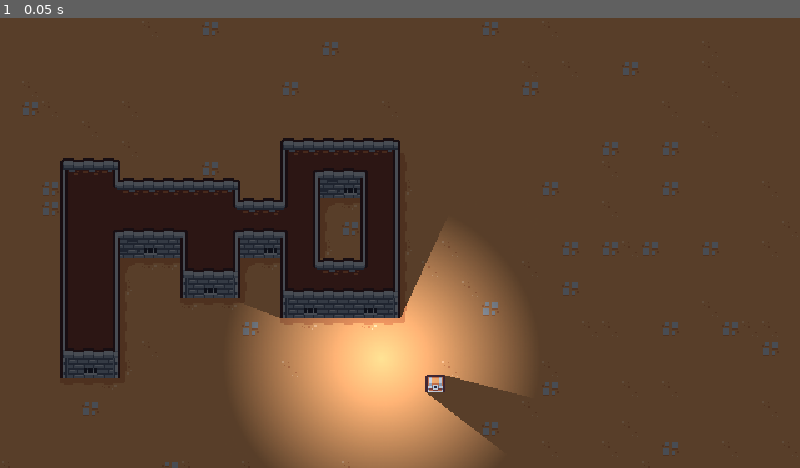
Above: before the commit, frame 1.
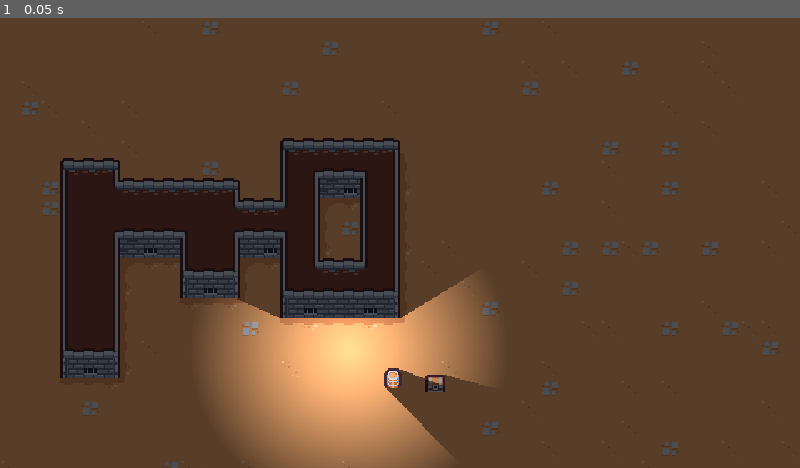
Above: after the commit, the same moment.

Repository: jrenato/tiny_dungeon
Game: Godot game, scene res://src/world/levels/level.tscn
Two runs of this game, one before a commit and one after it. Both use one fixed random seed, a clock stepped at 60 frames per second and the inputs below.
Inputs:
- Up to frame 1 (0.05 s): no input

The runs differ from the first frame. In frame 1, 10% of the frame differs, in the area x 25-66%, y 47-100%.

Commit message:
Added barrel to main scene

Diff:
--- a/src/world/levels/level.tscn
+++ b/src/world/levels/level.tscn
@@ -1,15 +1,22 @@
-[gd_scene load_steps=6 format=3 uid="uid://tc51ksm2s3vi"]
+[gd_scene load_steps=8 format=3 uid="uid://tc51ksm2s3vi"]
 
 [ext_resource type="TileSet" uid="uid://qrqkl2t71aht" path="res://src/world/tilesets/dungeon_tileset.tres" id="1_no3ts"]
 [ext_resource type="Texture2D" uid="uid://bad2ja24pu4f" path="res://assets/images/point_light.png" id="2_x0i3e"]
 [ext_resource type="Texture2D" uid="uid://d2owm3svt8r6v" path="res://assets/images/tilemap_packed.png" id="3_juqg3"]
 
-[sub_resource type="RectangleShape2D" id="RectangleShape2D_jt4wp"]
+[sub_resource type="RectangleShape2D" id="RectangleShape2D_fqwd5"]
 size = Vector2(16, 14)
 
-[sub_resource type="OccluderPolygon2D" id="OccluderPolygon2D_db4yl"]
+[sub_resource type="OccluderPolygon2D" id="OccluderPolygon2D_pu1eh"]
 cull_mode = 2
 polygon = PackedVector2Array(-8, -5, -7, -5, -7, -6, 7.00761, -6, 7, -5, 8, -5, 8, 8, -8, 8)
+
+[sub_resource type="RectangleShape2D" id="RectangleShape2D_4dcl3"]
+size = Vector2(14, 16)
+
+[sub_resource type="OccluderPolygon2D" id="OccluderPolygon2D_finjt"]
+cull_mode = 2
+polygon = PackedVector2Array(-7, -4, -6, -4, -6, -6, -4.93081, -6, -5, -7, -4, -7, -4, -8, 4, -8, 4, -7, 5, -7, 5, -6, 6, -6, 6, -4, 7, -4, 7, 6, 6, 6, 6, 7, 3, 7, 3, 8, -3, 8, -3, 7, -6, 7, -6, 6, -7, 6)
 
 [node name="Level" type="Node2D"]
 texture_filter = 1
@@ -23,7 +30,7 @@
 layer_0/tile_data = PackedInt32Array(0, 0, 4, 65536, 0, 4, 131072, 0, 4, 196608, 0, 4, 262144, 0, 4, 327680, 0, 4, 3932 …(13967 unchanged characters)…
 
 [node name="PointLight2D" type="PointLight2D" parent="."]
-position = Vector2(305, 272)
+position = Vector2(279, 265)
 shadow_enabled = true
 shadow_filter_smooth = 3.0
 texture = ExtResource("2_x0i3e")
@@ -41,4 +48,18 @@
 region_rect = Rect2(80, 112, 16, 16)
 
 [node name="LightOccluder2D" type="LightOccluder2D" parent="StaticBody2D"]
-occluder = SubResource("OccluderPolygon2D_db4yl")
+occluder = SubResource("OccluderPolygon2D_pu1eh")
+
+[node name="StaticBody2D2" type="StaticBody2D" parent="."]
+position = Vector2(314, 288)
+
+[node name="CollisionShape2D" type="CollisionShape2D" parent="StaticBody2D2"]
+shape = SubResource("RectangleShape2D_4dcl3")
+
+[node name="Sprite2D" type="Sprite2D" parent="StaticBody2D2"]
+texture = ExtResource("3_juqg3")
+region_enabled = true
+region_rect = Rect2(160, 96, 16, 16)
+
+[node name="LightOccluder2D" type="LightOccluder2D" parent="StaticBody2D2"]
+occluder = SubResource("OccluderPolygon2D_finjt")
Not shown: 1 places in src/world/levels/level.tscn that only renumber resources
